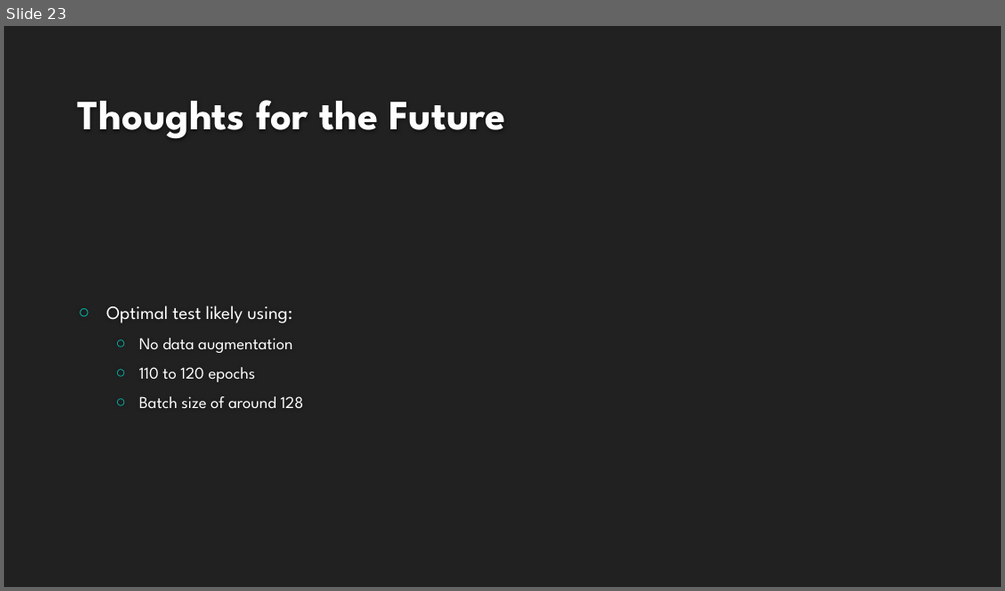
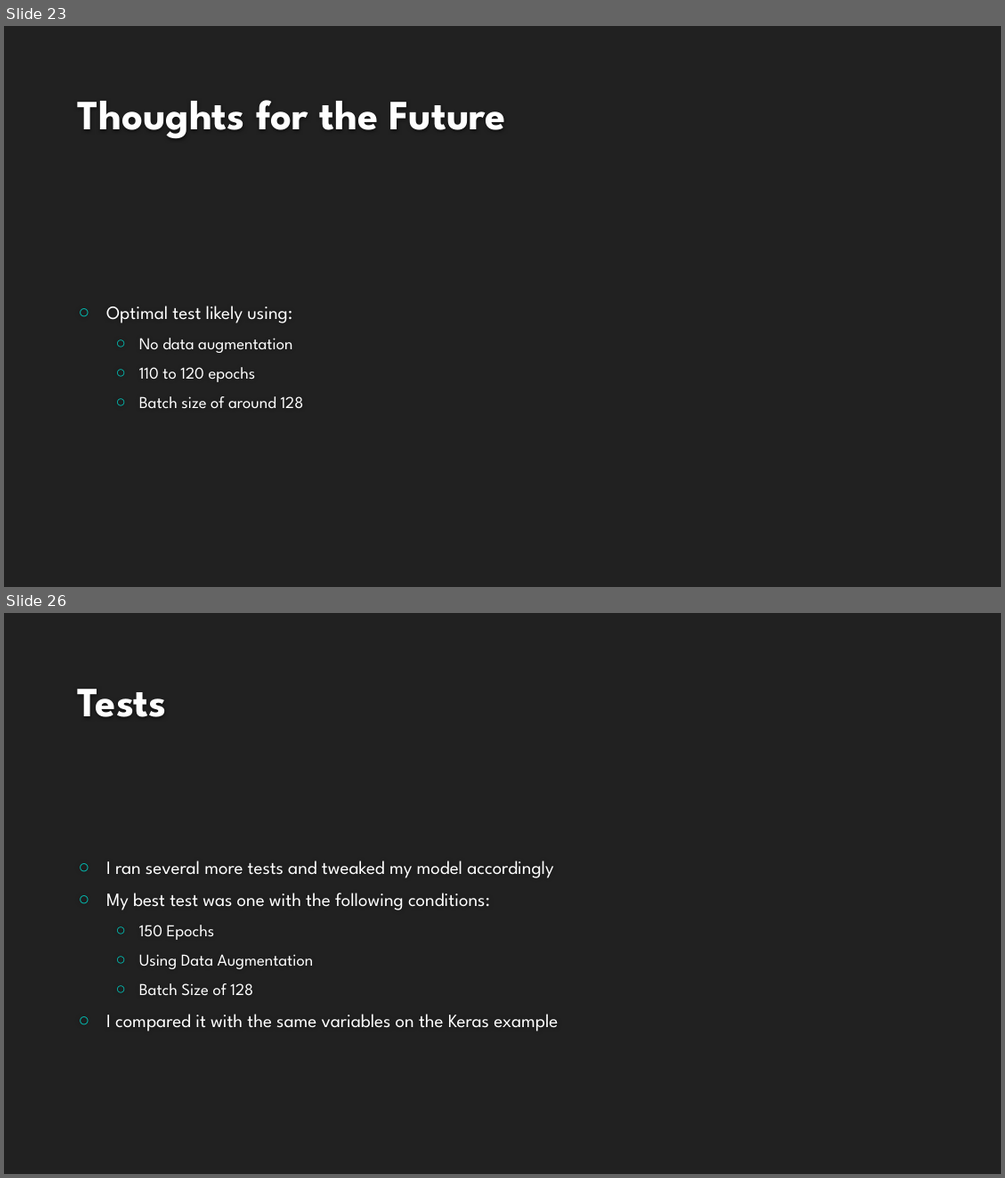
Before and after one commit to caxter99/School_Projects, a slide deck: AI/Project3/Findings Presentation.pptx. Shown one above the other, each under a label of ours: slide 23 before the commit, slides 23 and 26 after it; the slides between them are not shown. The pictures are 1005x591 and 1005x1178 pixels, drawn with LibreOffice and Linux fonts; fonts in the diff are those of the drawing; background and template pictures are left out. Boxes give left, top, right and bottom in pixels: in the first picture for what was removed or moved away, otherwise in the second. Text is boxed around its words. In the diff, an @@ line names an element or a change of style, - is before the commit and + after.

```diff
--- a/AI/Project3/Findings Presentation.pptx
+++ b/AI/Project3/Findings Presentation.pptx
@@ slide 26 added at (4, 613, 1001, 1174), background #212121 @@
@@ title added at (78, 689, 167, 717), 40 pt, text #FEFEFE, bold @@
+Tests
@@ text added at (106, 860, 558, 1031), 18 pt, text #FFFFFF @@
+○ I ran several more tests and tweaked my model accordingly
+○ My best test was one with the following conditions:
+  ○ 150 Epochs
+  ○ Using Data Augmentation
+  ○ Batch Size of 128
+○ I compared it with the same variables on the Keras example
```
Also in this commit, not shown: 1 slide changed, 3 other slides added, 4 other files.
